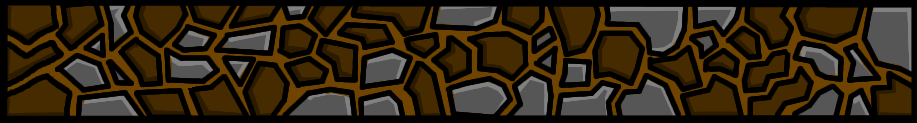
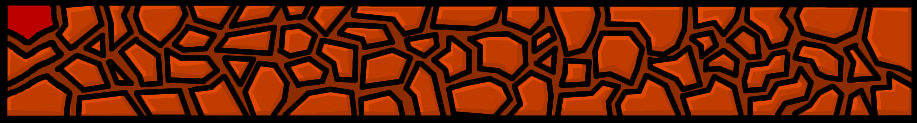
Two versions of the same layered image (917 x 123). Layer-by-layer changes:
hid "Brown" over [6, 5, 912, 117]
added layer "Orange" above "Gray" over [6, 5, 912, 117]
hid "Gray" over [62, 5, 912, 117]
